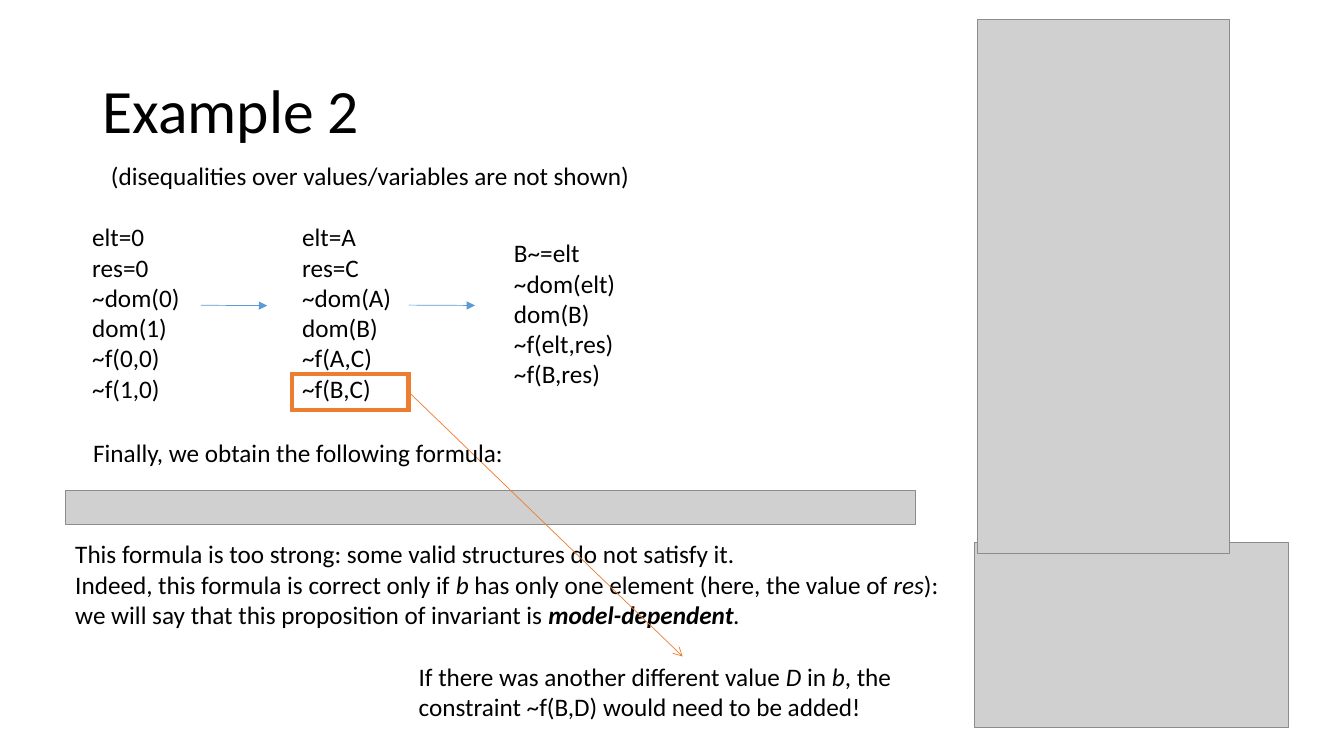
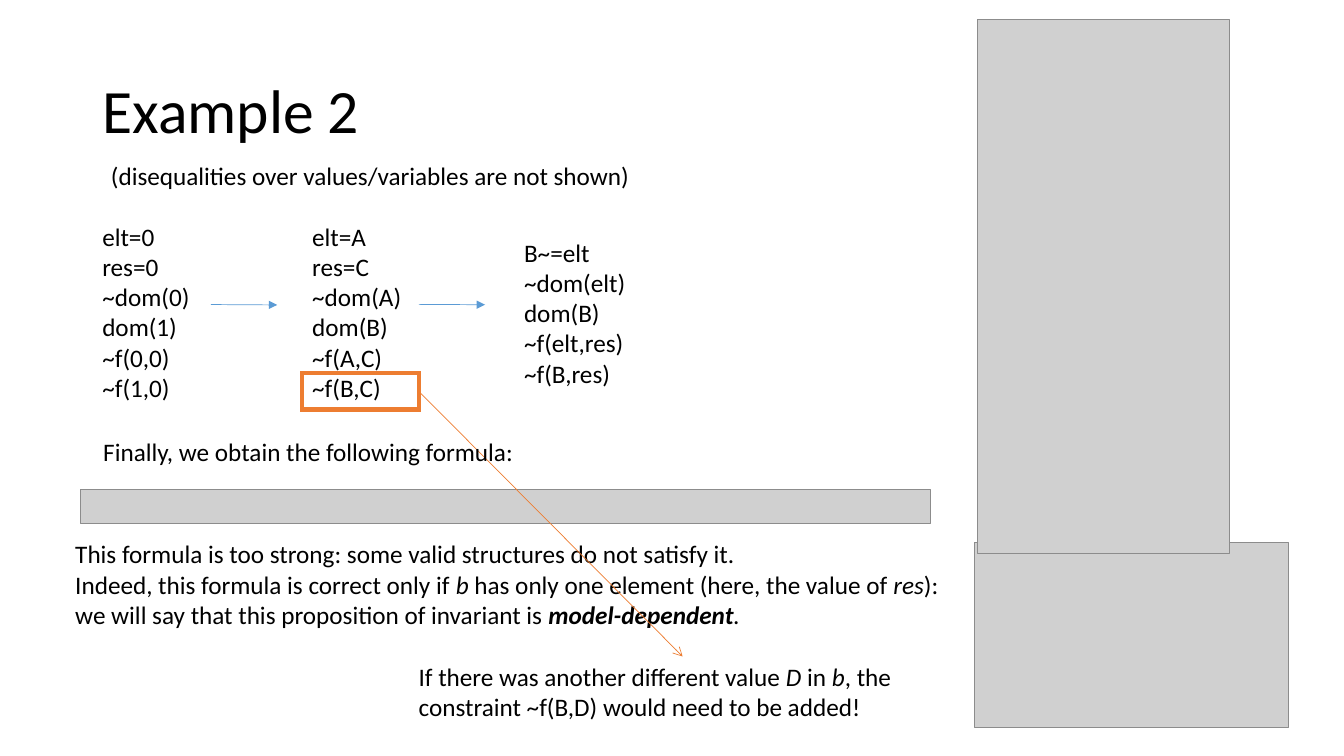
Before and after one commit to tjhance/ivy-research, a slide deck: slide 15 of invariant_synthesis/Invariant Synthesis.pptx. Drawn at 1344x756 pixels with LibreOffice and Linux fonts; fonts in the diff are those of the drawing; grey boxes stand for pictures. Boxes give left, top, right and bottom in pixels: in the first picture for what was removed or moved away, otherwise in the second. Text is boxed around its words. In the diff, an @@ line names an element or a change of style, - is before the commit and + after.

```diff
--- a/invariant_synthesis/Invariant Synthesis.pptx
+++ b/invariant_synthesis/Invariant Synthesis.pptx
@@ 4 texts, 2 arrows, 1 rectangle: place and size @@
-4 texts, 2 arrows, 1 rectangle at bbox=[92, 228, 615, 468]
+4 texts, 2 arrows, 1 rectangle at bbox=[102, 228, 625, 467]
@@ arrow moved from (408, 392) - (683, 656) to (418, 391) - (683, 656) @@
@@ picture: place and size @@
-picture at bbox=[66, 491, 917, 524]
+picture at bbox=[81, 490, 932, 523]
```
Also in this commit, not shown: 5 other slides changed, 2 slides added.
